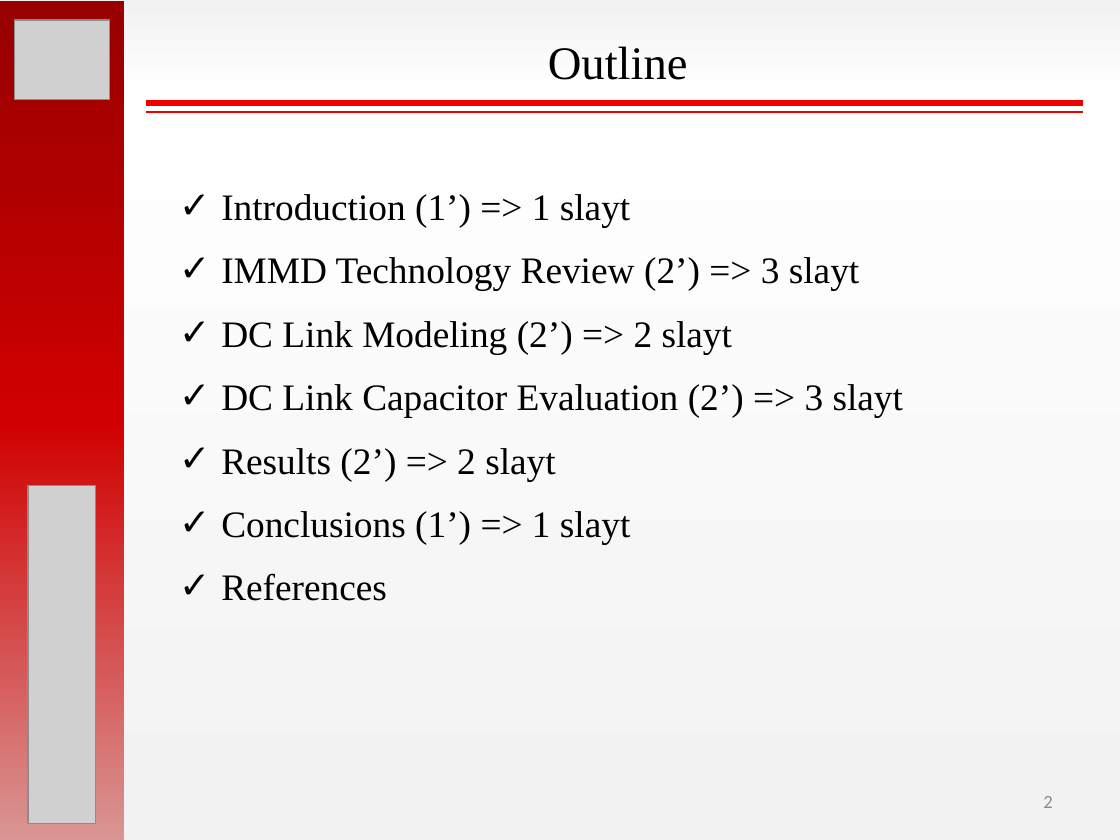
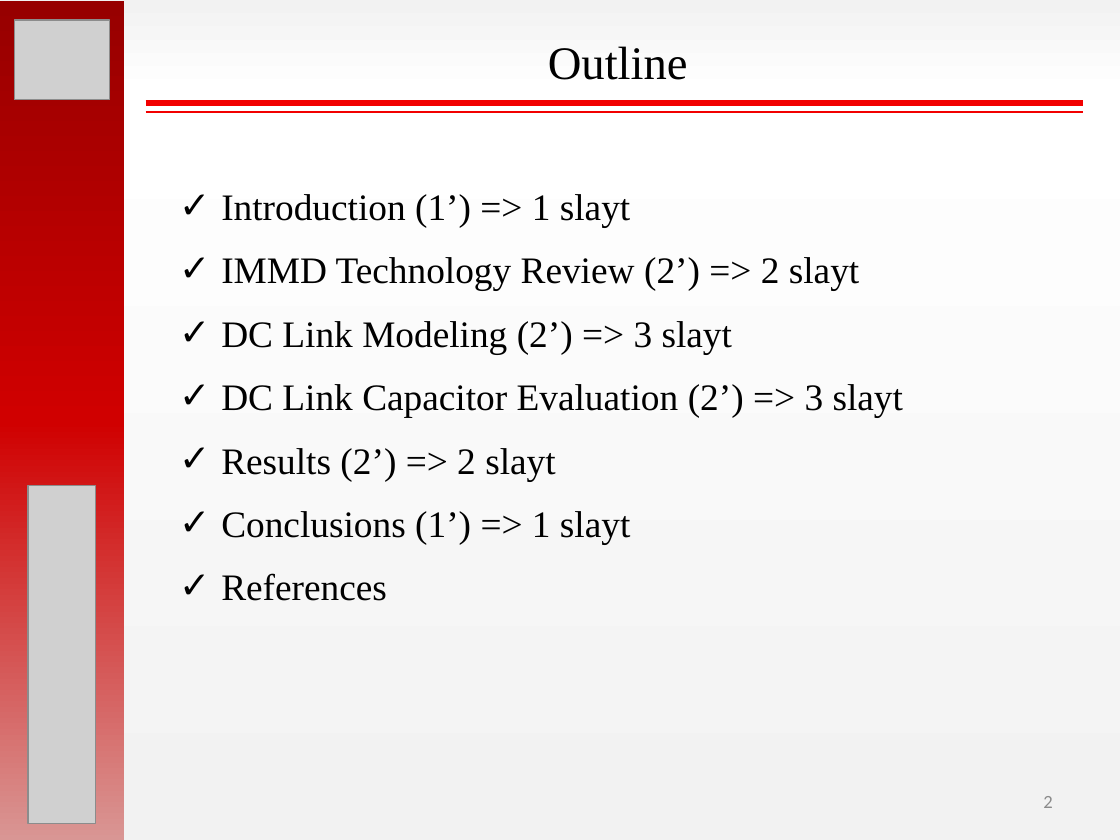
Before and after one commit to hakanpolat/IMMD, a slide deck: slide 2 of ISIE 2017/sunum/ISIE2017_OralPres_Mesut_Uğur.pptx. Drawn at 1120x840 pixels with LibreOffice and Linux fonts; fonts in the diff are those of the drawing; grey boxes stand for pictures. Boxes give left, top, right and bottom in pixels: in the first picture for what was removed or moved away, otherwise in the second. Text is boxed around its words. In the diff, an @@ line names an element or a change of style, - is before the commit and + after.

```diff
--- a/ISIE 2017/sunum/ISIE2017_OralPres_Mesut_Uğur.pptx
+++ b/ISIE 2017/sunum/ISIE2017_OralPres_Mesut_Uğur.pptx
@@ text at (221, 257, 859, 354): text changed @@
-✓ IMMD Technology Review (2’) => 3 slayt
-✓ DC Link Modeling (2’) => 2 slayt
+✓ IMMD Technology Review (2’) => 2 slayt
+✓ DC Link Modeling (2’) => 3 slayt
```
Also in this commit, not shown: 6 other slides changed, 2 slides removed, 23 other files.
